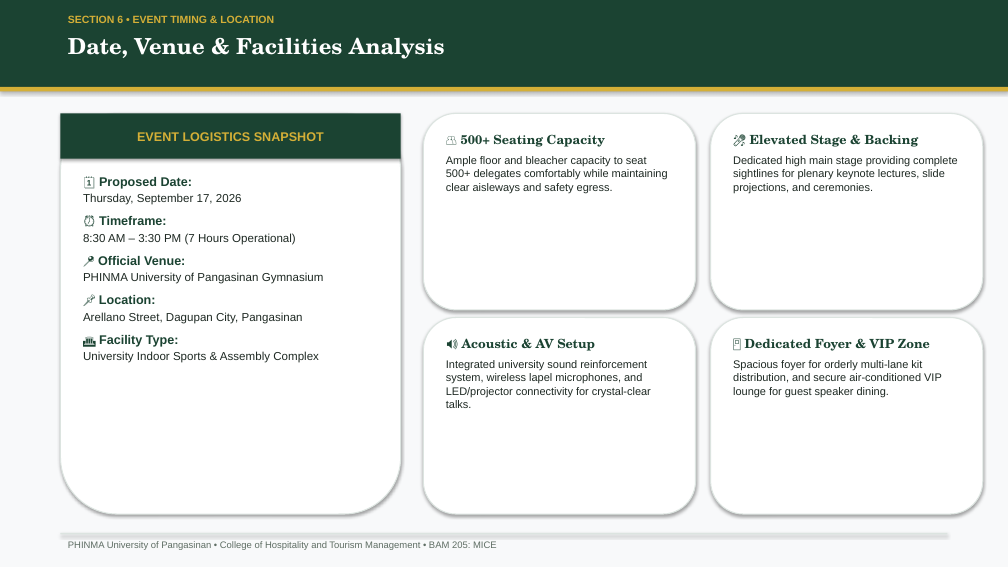
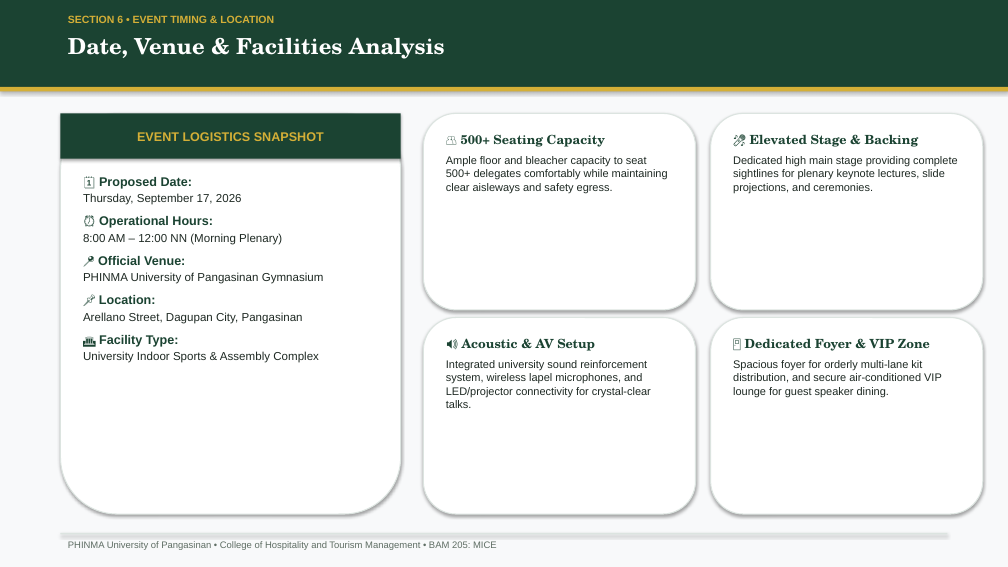
Before and after one commit to Yooxowie/PECS2026, a slide deck: slide 6 of PECS_2026_Animated_Presentation.pptx. Drawn at 1008x567 pixels with LibreOffice and Linux fonts; fonts in the diff are those of the drawing. Boxes give left, top, right and bottom in pixels: in the first picture for what was removed or moved away, otherwise in the second. Text is boxed around its words. In the diff, an @@ line names an element or a change of style, - is before the commit and + after.

```diff
--- a/PECS_2026_Animated_Presentation.pptx
+++ b/PECS_2026_Animated_Presentation.pptx
@@ text at (83,216,282,245): text changed @@
-⏰ Timeframe:
-8:30 AM – 3:30 PM (7 Hours Operational)
+⏰ Operational Hours:
+8:00 AM – 12:00 NN (Morning Plenary)
```
Also in this commit, not shown: 14 other slides changed, 5 other files.
